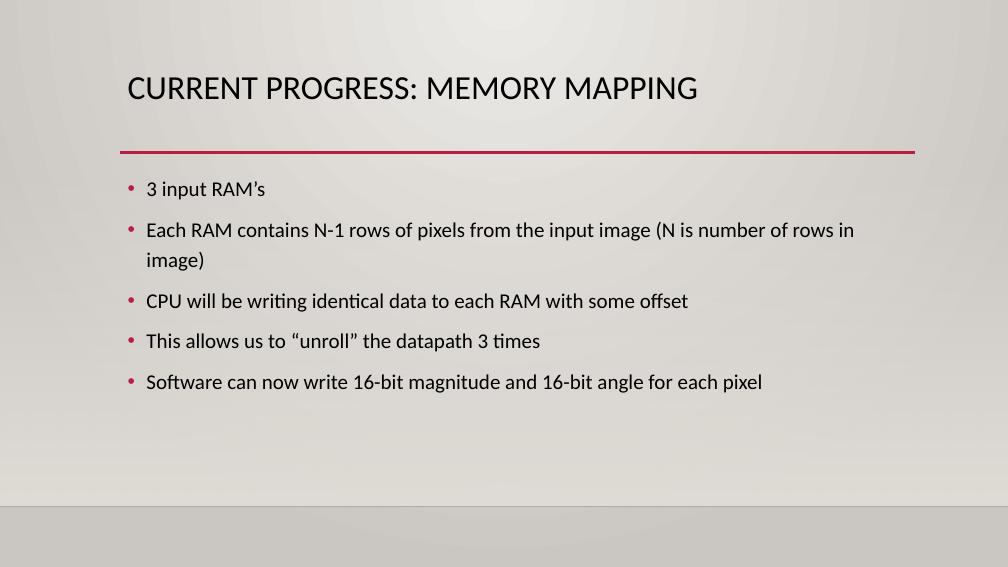
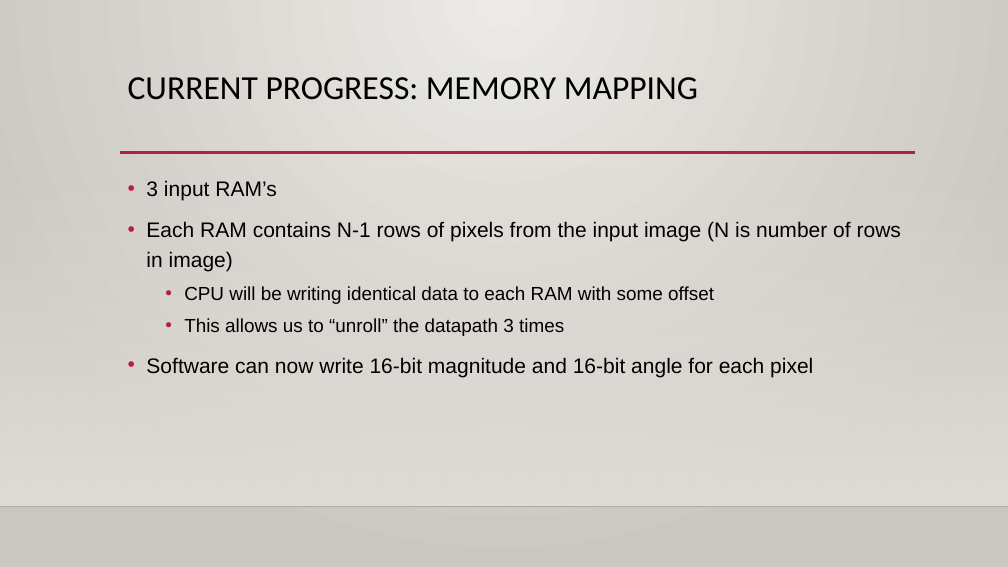
Before and after one commit to Maximus32/Reconfig-Canny, a slide deck: slide 5 of Deliverables/Canny edge detection – fpga speedup.pptx. Drawn at 1008x567 pixels with LibreOffice and Linux fonts; fonts in the diff are those of the drawing; background and template pictures are left out. Boxes give left, top, right and bottom in pixels: in the first picture for what was removed or moved away, otherwise in the second. Text is boxed around its words. In the diff, an @@ line names an element or a change of style, - is before the commit and + after.

```diff
--- a/Deliverables/Canny edge detection – fpga speedup.pptx
+++ b/Deliverables/Canny edge detection – fpga speedup.pptx
@@ text "3 input RAM’s" at (x1=146, y1=180, x2=901, y2=377): font Calibri to Arial; size 20 to 18 pt in "CPU will be writing identical data to ...", "This allows us to “unroll” the datapath ..."; list level 1 to 2 in "CPU will be writing identical ..."; list level 1 to 2 in "This allows us to “unroll” ..." @@
```
Also in this commit, not shown: 4 other slides changed, 3 slides added.
